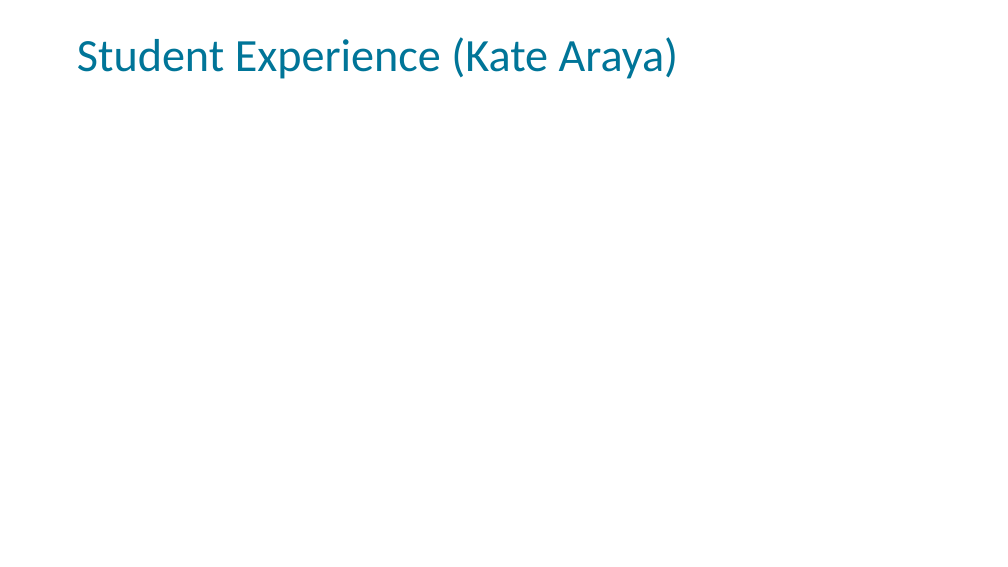
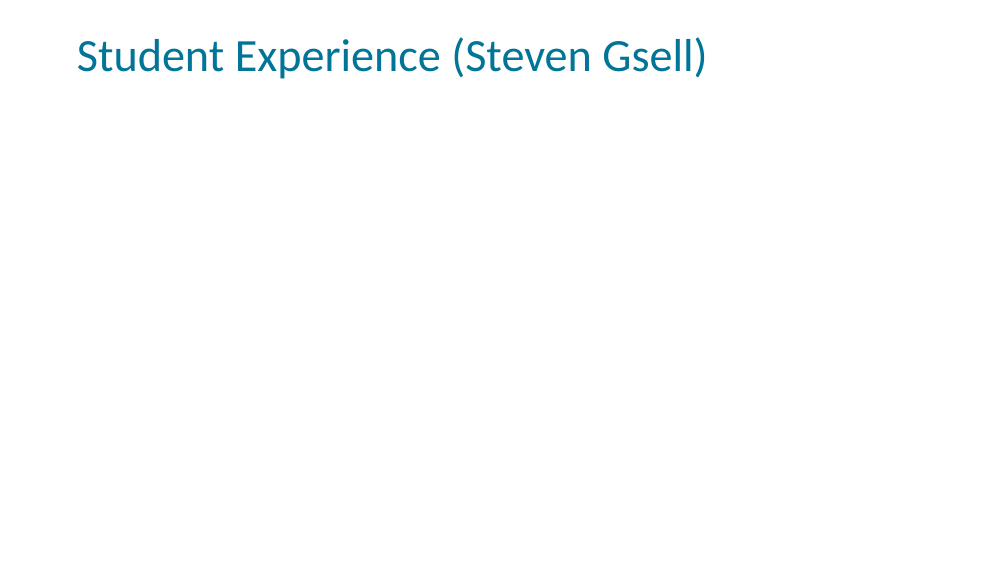
Before and after one commit to FSCJ-FacultyDev/HITEC2024, a slide deck: slide 14 of LeveragingSlackForStudentCollaboration.pptx (slide 11 before the commit). Drawn at 1008x567 pixels with LibreOffice and Linux fonts; fonts in the diff are those of the drawing; background and template pictures are left out. Boxes give left, top, right and bottom in pixels: in the first picture for what was removed or moved away, otherwise in the second. Text is boxed around its words. In the diff, an @@ line names an element or a change of style, - is before the commit and + after.

```diff
--- a/LeveragingSlackForStudentCollaboration.pptx
+++ b/LeveragingSlackForStudentCollaboration.pptx
@@ title at bbox=[77, 37, 707, 79]: text changed @@
-Student Experience (Kate Araya)
+Student Experience (Steven Gsell)
```
Also in this commit, not shown: 3 slides added, 7 slides removed.
